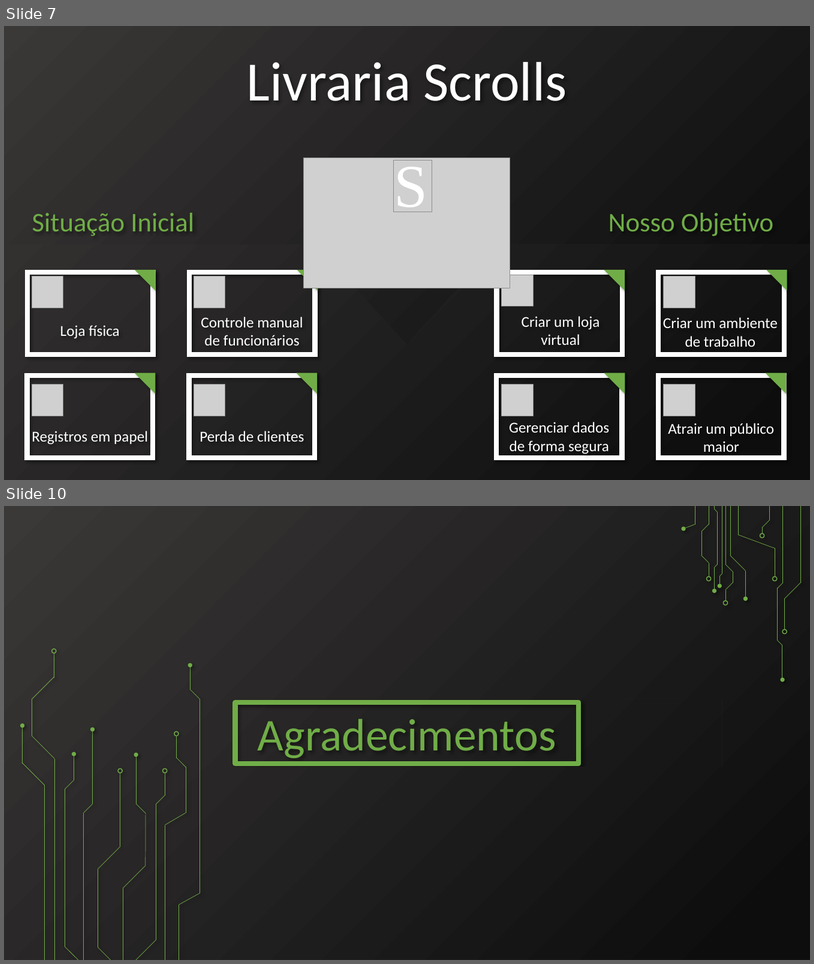
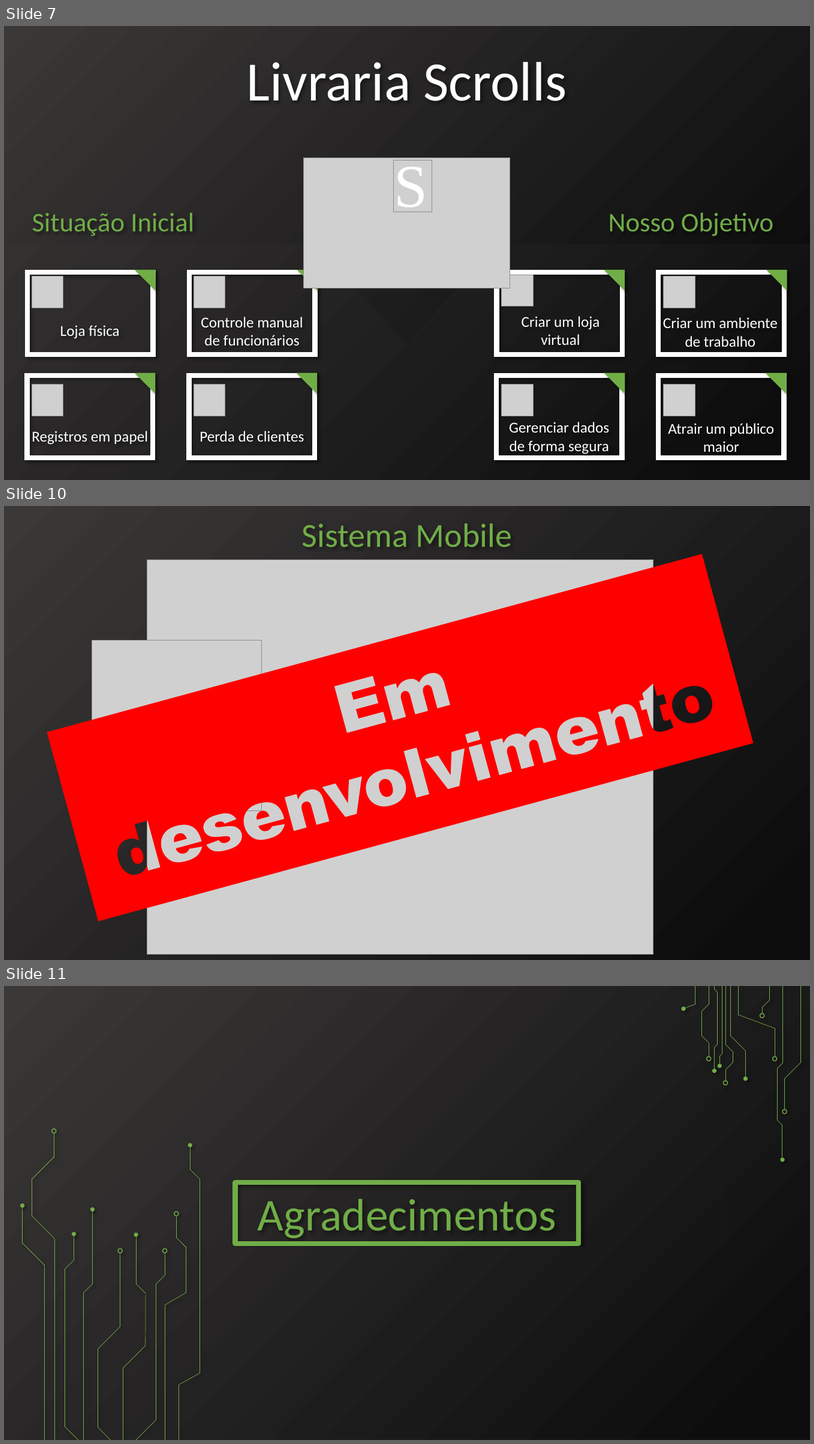
Before and after one commit to SamuelHiroyuki/Scrolls, a slide deck: Documentação/pptx/Apresentação.pptx. Shown one above the other, each under a label of ours: slides 7 and 10 before the commit, slides 7, 10 and 11 after it; the slides between them are not shown. The pictures are 814x964 and 814x1444 pixels, drawn with LibreOffice and Linux fonts; fonts in the diff are those of the drawing; grey boxes stand for pictures; background and template pictures are left out. Boxes give left, top, right and bottom in pixels: in the first picture for what was removed or moved away, otherwise in the second. Text is boxed around its words. In the diff, an @@ line names an element or a change of style, - is before the commit and + after.

```diff
--- a/Documentação/pptx/Apresentação.pptx
+++ b/Documentação/pptx/Apresentação.pptx
@@ slide 10 added at (x1=4, y1=506, x2=810, y2=960), background #FFFFFF @@
@@ rectangle added at (x1=4, y1=506, x2=810, y2=960), fill gradient #3B3838 to #0D0D0D @@
@@ freeform shape added at (x1=5, y1=506, x2=810, y2=960), fill gradient #3B3838 to #0D0D0D @@
@@ text added at (x1=302, y1=523, x2=512, y2=547), 40 pt, text #70AD47 @@
+Sistema Mobile
@@ freeform shape added at (x1=47, y1=554, x2=754, y2=921), fill #FF0000 @@
@@ picture added at (x1=147, y1=560, x2=654, y2=954) @@
@@ picture added at (x1=92, y1=640, x2=262, y2=810) @@
@@ what was slide 10 is now slide 11 @@
```
Also in this commit, not shown: 3 slides changed, 1 other slide added, 1 slide removed.
